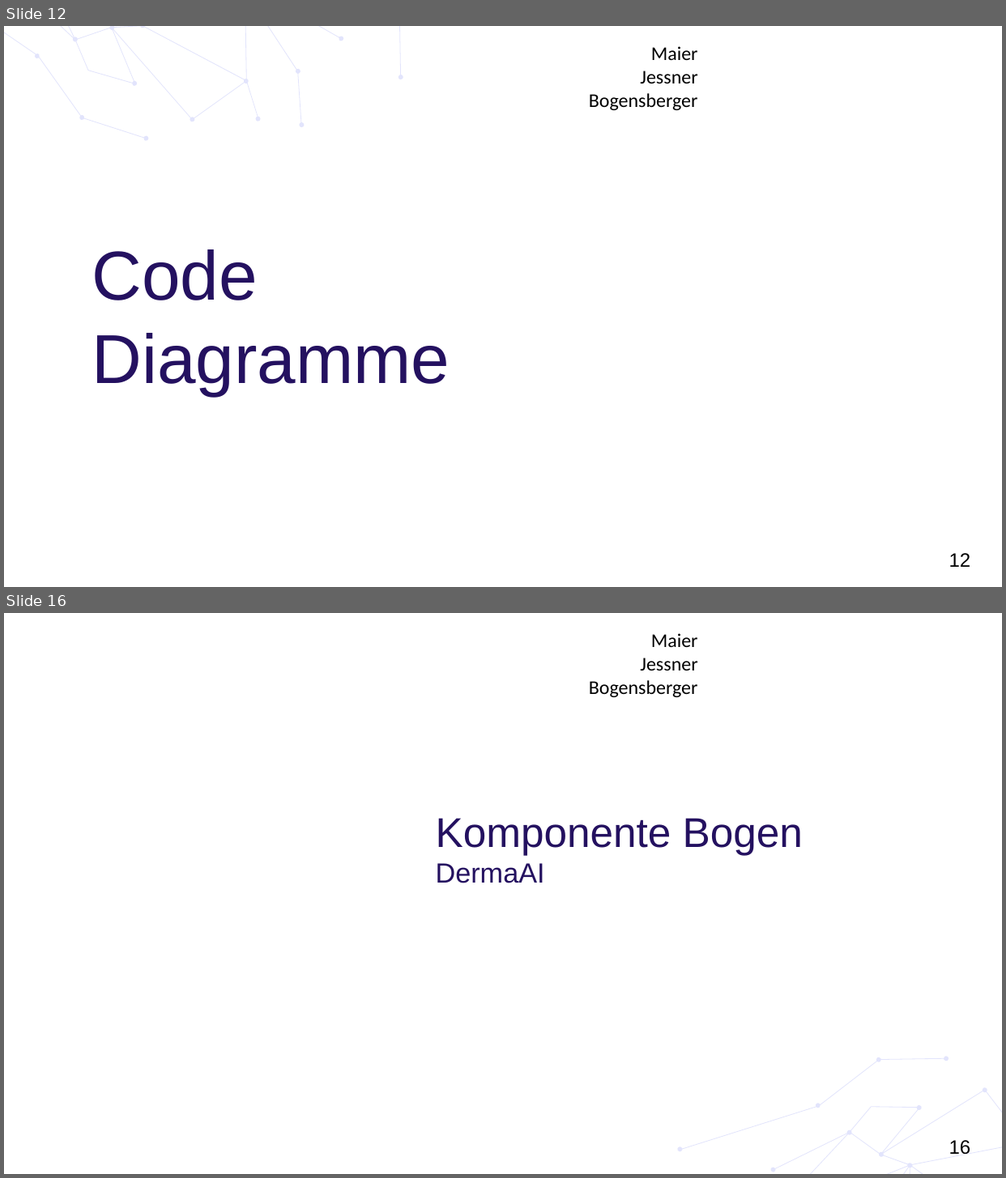
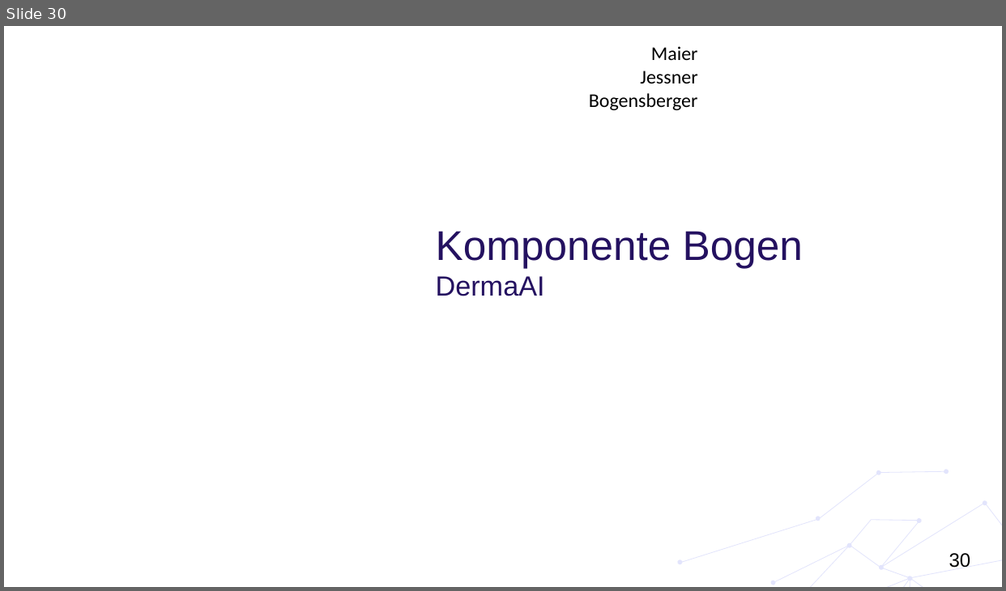
Before and after one commit to huthuthiddeli/DermaAI, a slide deck: documents/DA11_DermaAI_Präsentation3.pptx. Shown one above the other, each under a label of ours: slides 12 and 16 before the commit, slide 30 after it; the slides between them are not shown. The pictures are 1006x1178 and 1006x591 pixels, drawn with LibreOffice and Linux fonts; fonts in the diff are those of the drawing; background and template pictures are left out. Boxes give left, top, right and bottom in pixels: in the first picture for what was removed or moved away, otherwise in the second. Text is boxed around its words. In the diff, an @@ line names an element or a change of style, - is before the commit and + after.

```diff
--- a/documents/DA11_DermaAI_Präsentation3.pptx
+++ b/documents/DA11_DermaAI_Präsentation3.pptx
@@ slide 12 removed at [4, 26, 1002, 587], background #FFFFFF; not listed: 2 template elements that a slide beside it also shows @@
@@ freeform shape removed at [4, 26, 462, 165] @@
@@ freeform shape removed at [4, 26, 173, 141] @@
@@ title removed at [91, 250, 450, 395] @@
-Code Diagramme
@@ what was slide 16 is now slide 30 @@
@@ page number at [949, 553, 971, 568]: text changed @@
-16
+30
```
Also in this commit, not shown: 3 slides changed, 17 slides added, 3 other slides removed, 13 other files.
